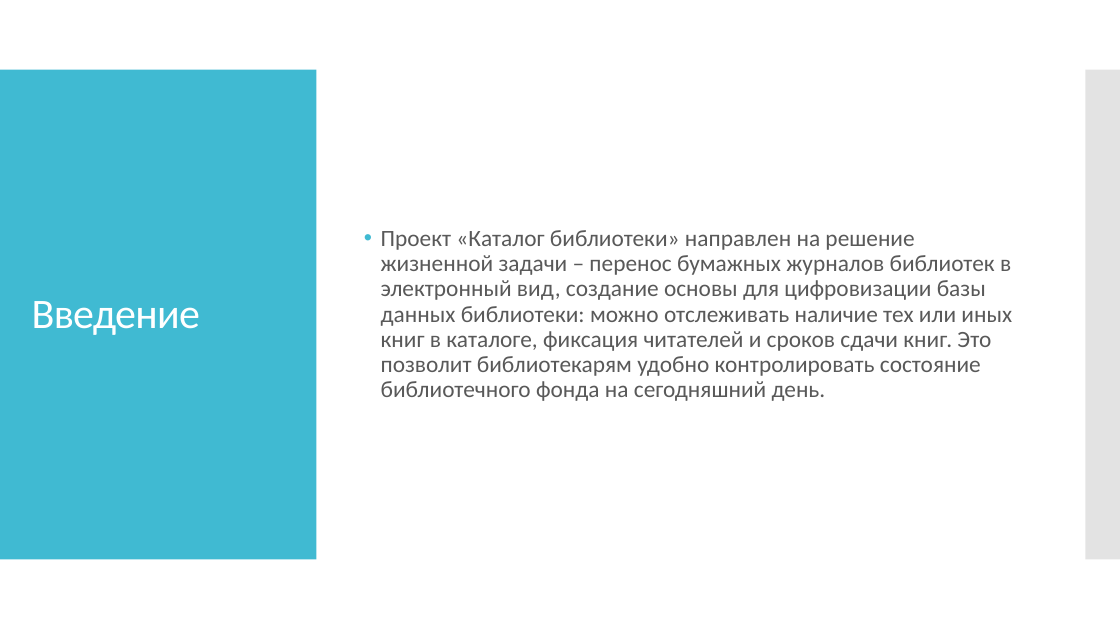
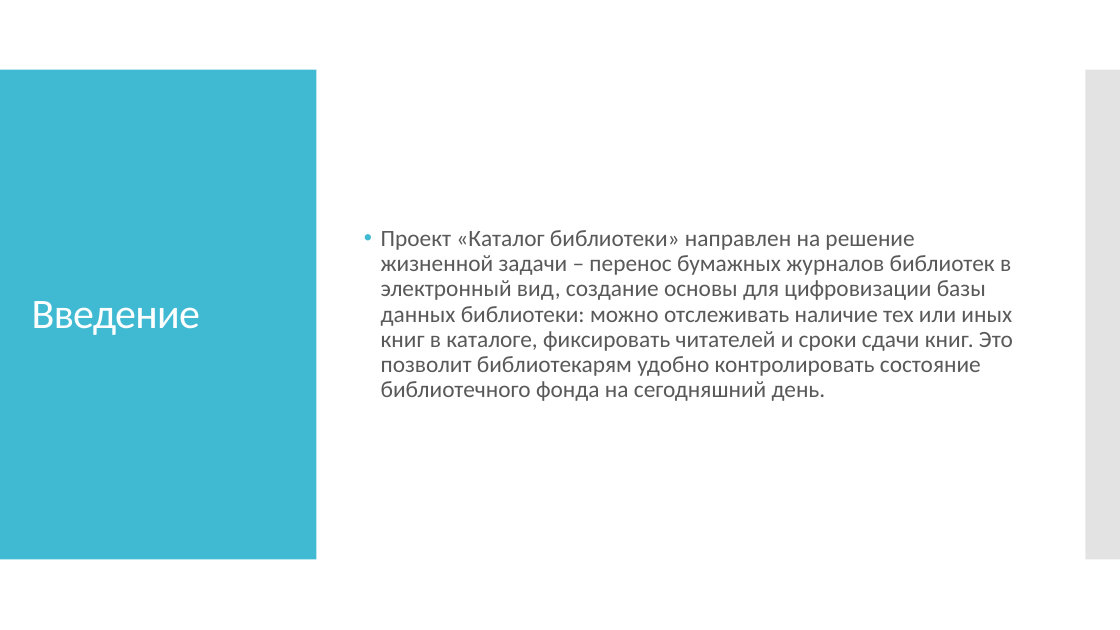
Before and after one commit to Igor-Sadovnikov/Library_catalog, a slide deck: slide 2 of Каталог библиотеки.pptx. Drawn at 1120x630 pixels with LibreOffice and Linux fonts; fonts in the diff are those of the drawing. Boxes give left, top, right and bottom in pixels: in the first picture for what was removed or moved away, otherwise in the second. Text is boxed around its words. In the diff, an @@ line names an element or a change of style, - is before the commit and + after.

```diff
--- a/Каталог библиотеки.pptx
+++ b/Каталог библиотеки.pptx
@@ text at bbox=[381, 230, 1013, 401]: text changed @@
-• Проект «Каталог библиотеки» направлен на решение жизненной задачи – перенос бумажных журналов библиотек в электронный вид, создание основы для цифровизации базы данных библиотеки: можно отслеживать наличие тех или иных книг в каталоге, фиксация читателей и сроков сдачи книг. Это позволит библиотекарям удобно контролировать состояние библиотечного фонда на сегодняшний день.
+• Проект «Каталог библиотеки» направлен на решение жизненной задачи – перенос бумажных журналов библиотек в электронный вид, создание основы для цифровизации базы данных библиотеки: можно отслеживать наличие тех или иных книг в каталоге, фиксировать читателей и сроки сдачи книг. Это позволит библиотекарям удобно контролировать состояние библиотечного фонда на сегодняшний день.
```
Also in this commit, not shown: 2 other files.
